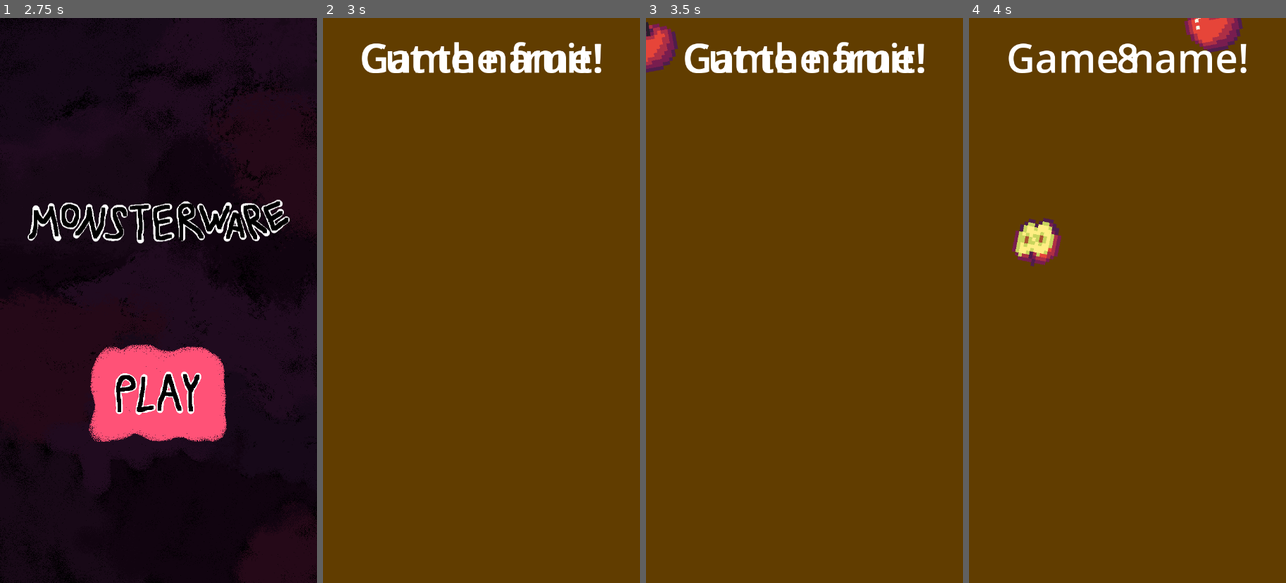
Above: before the commit, frames 1-4 (left to right).
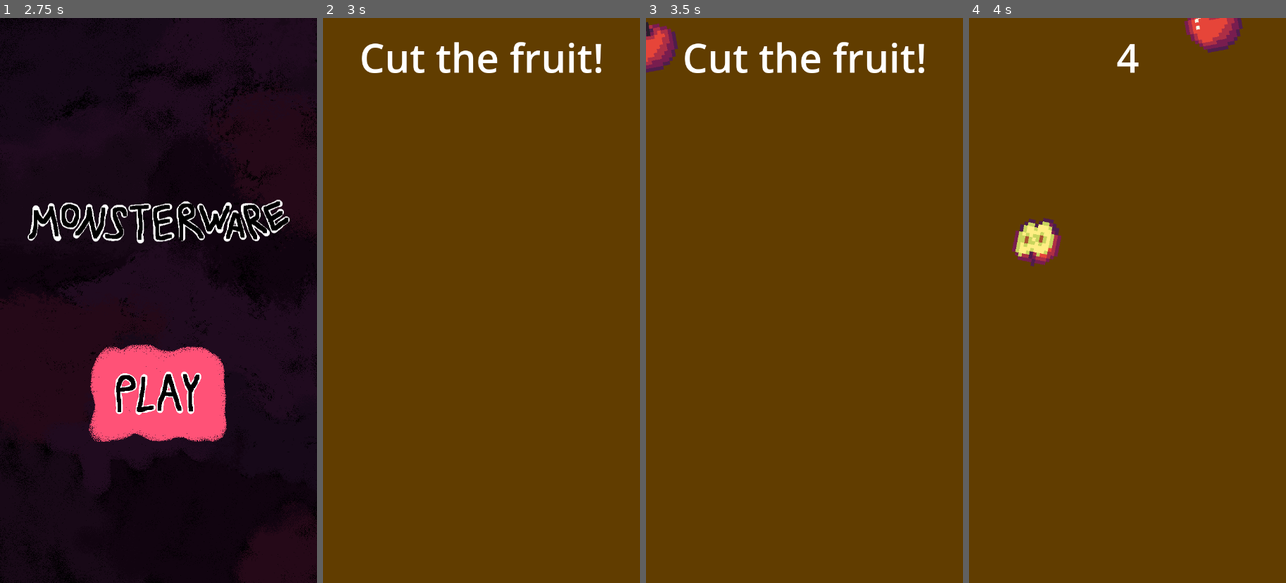
Above: after the commit, the same moments.

Repository: codemonsters/macaronigate
Game: Godot game, scene res://menu.tscn
The game is run twice, just before and just after one commit, with the same random seed, the same clock (stepped at 60 frames per second) and the same inputs.
Inputs (mouse positions are in pixels of both pictures, inside the frame that each line leads up to):
- Up to frame 1 (2.75 s): move the mouse to (228, 272) at 0.52 s; hold Right 0.53-1.28 s; click (228, 272) at 0.67 s; move the mouse to (95, 328) at 1.27 s; hold Left 1.28-2.03 s; move the mouse to (190, 176) at 2.02 s; hold Right from 2.03 s (still down)
- Up to frame 2 (3 s): keep holding Right; move the mouse to (465, 413) at 2.77 s; click (465, 413) at 2.92 s
- Up to frame 3 (3.5 s): keep holding Right
- Up to frame 4 (4 s): move the mouse to (975, 51) at 3.52 s; release Right at 3.53 s; hold Left from 3.53 s (still down); click (975, 51) at 3.67 s

Frame 1 is identical in both runs. In frame 2, 0.9% of the frame differs, in the area x 13-88%, y 4-10%; in frame 3, 0.9%; in frame 4, 1.6%, in the area x 12-88%, y 4-10%.

Commit message:
Working game transition scheme
Adapted frutas and esquivar.coches to the scheme.
Removed Globals script from Autoload for now

Diff:
--- a/src/game.gd
+++ b/src/game.gd
@@ -1,15 +1,59 @@
 extends Node2D
 
-var minigames = ["frutas", "happyhippo"]
+# For developing, set "launch_minigame_directly" to the name of the
+# corresponding minigame subfolder, and then start the project normally using F5
+#var launch_minigame_directly = "esquivar.coches"
+var launch_minigame_directly = null
+
+# Array with the name of the minigames that will be played
+var minigames = ["frutas", "esquivar.coches"]
+var current_game_number = 0
 
 func _ready():
-	instance_scene(minigames[0])
-
+	load_game(0)
 
 func _process(delta):
 	pass
 
-func instance_scene(scene_name):
-	var scene = load("res://minigames/" + scene_name + "/main.tscn").instantiate()
-#	var instance = scene.instantiate()
+func load_game(game_n):
+	var scene
+	if launch_minigame_directly != null:
+		scene = load("res://minigames/" + launch_minigame_directly + "/main.tscn").instantiate()
+	else:
+		scene = load("res://minigames/" + minigames[game_n] + "/main.tscn").instantiate()
+	scene.add_to_group("current_game")
 	add_child(scene)
+
+#func instance_scene(scene_name):
+#	var scene = load("res://minigames/" + scene_name + "/main.tscn").instantiate()
+##	var instance = scene.instantiate()
+#	add_child(scene)
+
+func on_game_cleared():
+	$HUD/Label.set_text("Game cleared!")
+	await get_tree().create_timer(2).timeout
+
+	if launch_minigame_directly == null:
+		if current_game_number < minigames.size() - 1:
+			current_game_number += 1
+			for obj in get_children():
+				if obj.is_in_group("current_game"):
+					remove_child(obj)
+					obj.remove_from_group("current_game")
+					obj.queue_free()
+
+			load_game(current_game_number)
+		else:
+			on_all_games_cleared()
+	else:
+		get_tree().change_scene_to_file("res://menu.tscn")
+
+func on_all_games_cleared():
+	$HUD/Label.set_text("All cleared!")
+	await get_tree().create_timer(2).timeout
+	get_tree().change_scene_to_file("res://menu.tscn")
+
+func on_game_over():
+	$HUD/Label.set_text("Game over!")
+	await get_tree().create_timer(2).timeout
+	get_tree().change_scene_to_file("res://menu.tscn")
--- a/src/menu.gd
+++ b/src/menu.gd
@@ -1,6 +1,10 @@
 extends Node2D
 
 func _ready():
+	# TODO: Igual mejor cambiar esto al exportar
+	if load("res://game.gd").new().launch_minigame_directly != null:
+		get_tree().change_scene_to_file("res://game.tscn")
+
 	PhysicsServer2D.area_set_param(get_world_2d().space, PhysicsServer2D.AREA_PARAM_GRAVITY_VECTOR, Vector2(0, 1))	# Establecemos la dirección de la gravedad hacia abajo (lo normal)
 	$DissolveRect.get_node("AnimationPlayer").play("fade_in")
 	$Title.get_node("AnimatedSprite2D").play("default")
@@ -8,6 +12,6 @@
 
 
 func _on_play_button_pressed():
-	print("PRESSED!")
+#	print("PRESSED!")
 	get_tree().change_scene_to_file("res://game.tscn")
 #	Globals.comenzar_partida()
--- a/src/minigames/esquivar.coches/plataformasJuego.tscn
+++ b/src/minigames/esquivar.coches/main.tscn
@@ -19,12 +19,12 @@
 [sub_resource type="RectangleShape2D" id="RectangleShape2D_ei8as"]
 size = Vector2(809, 374)
 
-[node name="plataformasJuego" type="Node2D"]
+[node name="main" type="Node2D"]
 
 [node name="Camera2D" type="Camera2D" parent="."]
 
 [node name="background" type="Sprite2D" parent="."]
-texture = ExtResource("1_i6m4e")
+texture = ExtResource("1_gv78o")
 
 [node name="screenColliders" type="Node2D" parent="."]
 
--- a/src/minigames/esquivar.coches/playerBehaviour.gd
+++ b/src/minigames/esquivar.coches/playerBehaviour.gd
@@ -1,4 +1,10 @@
 extends CharacterBody2D
+
+# AVISO: Cambié el nombre de la escena principal a "main"
+# Señales para decirle a game.tscn si se ha terminado el juego
+signal game_over
+signal game_cleared
+var hud
 
 var posicion_jugador = 0
 
@@ -10,6 +16,13 @@
 
 func _ready():
 	position = Vector2(-190, 417)
+
+	# Inicializar el HUD y conectar las señales con las funciones correspondientes
+	hud = get_node("../../HUD/Label")
+	hud.set_text("Don't crash!")
+	hud.show()
+	game_over.connect(Callable(get_parent().get_parent(), "on_game_over"))
+	game_cleared.connect(Callable(get_parent().get_parent(), "on_game_cleared"))
 
 func _input(event):
 	if Input.is_key_pressed(KEY_RIGHT):
@@ -32,6 +45,7 @@
 		position.y = position.y + (-750*delta)
 
 	elif lose == true:
+		emit_signal("game_over")
 		if posicion_jugador == 0:
 			if tamaño:
 				$playerSprite.scale += Vector2(10*delta, 10*delta)
@@ -82,3 +96,4 @@
 
 func _on_area_2d_body_entered(body):
 	win = true
+	emit_signal("game_cleared")
--- a/src/minigames/frutas/main.gd
+++ b/src/minigames/frutas/main.gd
@@ -1,11 +1,22 @@
 extends Node2D
 signal game_over
+signal game_cleared
 
 # Juan https://ninjikin.itch.io/fruit
 
 @export var fruta_scene: PackedScene
 var fruta_num = 0
-var game_seconds = 9
+var game_seconds = 5
+var hud
+var in_game
+
+func _ready():
+	hud = get_node("../HUD/Label")
+	hud.set_text("Cut the fruit!")
+	hud.show()
+	game_over.connect(Callable(get_parent(), "on_game_over"))
+	game_cleared.connect(Callable(get_parent(), "on_game_cleared"))
+	in_game = true
 
 func _on_fruta_timer_timeout():
 	var fruta = fruta_scene.instantiate()
@@ -24,26 +35,31 @@
 	fruta.add_to_group("needDelete")
 
 func _on_killbox_body_entered(body):
-	if body.get_node("AnimatedSprite2D").get_frame() == 0:
-		game_over_func()
+	if body.get_node("AnimatedSprite2D").get_frame() == 0 and in_game == true:
+		stop_game()
+		emit_signal("game_over")
 
 func _on_game_timer_timeout():
 	game_seconds -= 1
-	$ColorRect/Label.set_text(str(game_seconds))
+	hud.set_text(str(game_seconds))
 	if game_seconds <= 0:
-		game_over_func()
+		stop_game()
+		emit_signal("game_cleared")
+#		game_over_func()
 
-func game_over_func():
-	$ColorRect/Label.set_text("Cut the fruit!")
-	game_over.emit()
+#func game_over_func():
+#	hud.set_text("Cut the fruit!")
+#	for obj in get_children():
+#		if obj.is_in_group("needDelete"):
+#			remove_child(obj)
+#			obj.remove_from_group("needDelete")
+#			obj.queue_free()
+#	await get_tree().create_timer(1).timeout
+#	game_seconds = 9
+#	$FrutaTimer.start()
+#	$GameTimer.start()
+
+func stop_game():
 	$FrutaTimer.stop()
 	$GameTimer.stop()
-	for obj in get_children():
-		if obj.is_in_group("needDelete"):
-			remove_child(obj)
-			obj.remove_from_group("needDelete")
-			obj.queue_free()
-	await get_tree().create_timer(1).timeout
-	game_seconds = 9
-	$FrutaTimer.start()
-	$GameTimer.start()
+	in_game = false
--- a/src/minigames/frutas/main.tscn
+++ b/src/minigames/frutas/main.tscn
@@ -32,20 +32,6 @@
 offset_bottom = 1280.0
 mouse_filter = 2
 color = Color(0.380392, 0.239216, 0, 1)
-
-[node name="Label" type="Label" parent="ColorRect"]
-layout_mode = 1
-anchors_preset = -1
-anchor_left = 0.5
-anchor_right = 0.5
-offset_left = -276.0
-offset_right = 277.0
-offset_bottom = 179.0
-grow_horizontal = 2
-theme_override_font_sizes/font_size = 90
-text = "Cut the fruit!"
-horizontal_alignment = 1
-vertical_alignment = 1
 
 [node name="SpawnPath" type="Path2D" parent="."]
 scale = Vector2(1, 0.527778)
--- a/src/project.godot
+++ b/src/project.godot
@@ -14,10 +14,6 @@
 run/main_scene="res://menu.tscn"
 config/features=PackedStringArray("4.1", "GL Compatibility")
 config/icon="res://icon.svg"
-
-[autoload]
-
-Globals="*res://globals.gd"
 
 [display]
 
Not shown: 8 places in src/minigames/esquivar.coches/main.tscn that only renumber resources
